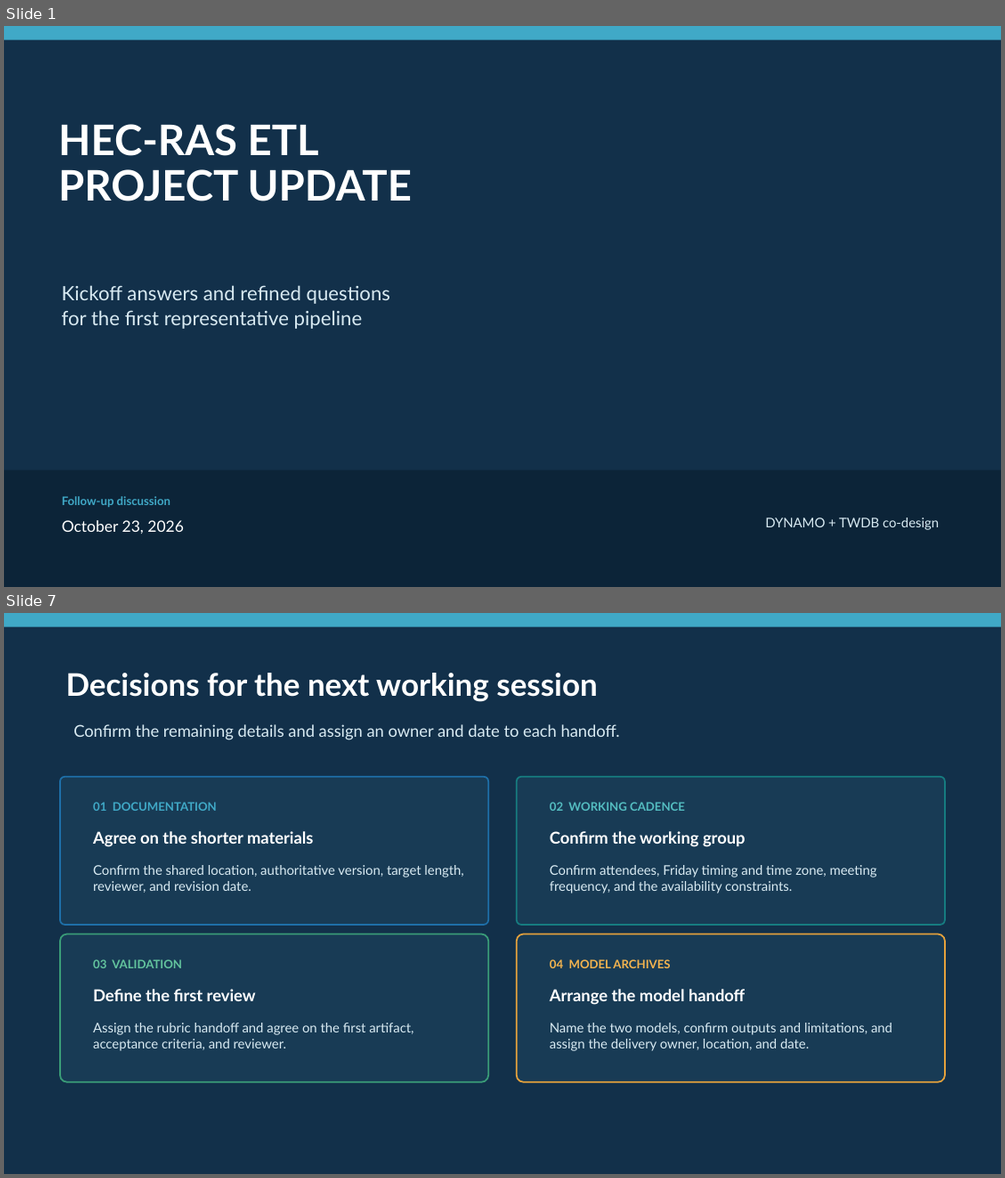
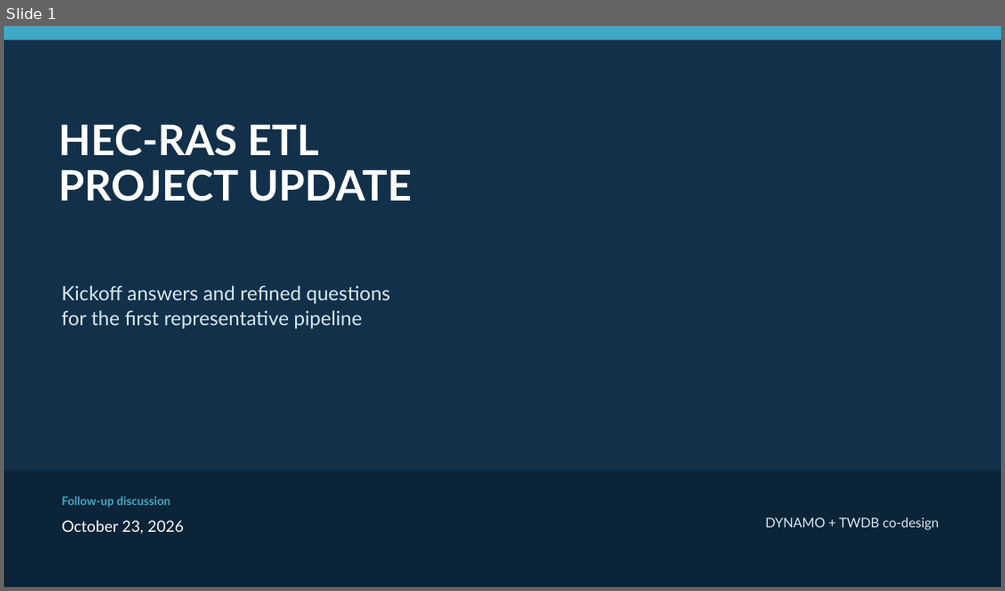
Before and after one commit to wmobley/twdb-flood-model-automation, a slide deck: project/presentations/updates-2026-10-23/TWDB-Updates-2026-10-23.pptx. Shown one above the other, each under a label of ours: slides 1 and 7 before the commit, slide 1 after it; the slides between them are not shown. The pictures are 1005x1178 and 1005x591 pixels, drawn with LibreOffice and Linux fonts; fonts in the diff are those of the drawing. Boxes give left, top, right and bottom in pixels: in the first picture for what was removed or moved away, otherwise in the second. Text is boxed around its words. In the diff, an @@ line names an element or a change of style, - is before the commit and + after.

```diff
--- a/project/presentations/updates-2026-10-23/TWDB-Updates-2026-10-23.pptx
+++ b/project/presentations/updates-2026-10-23/TWDB-Updates-2026-10-23.pptx
@@ slide 7 removed at (x1=4, y1=613, x2=1001, y2=1174), background #12304A @@
@@ rectangle removed at (x1=4, y1=613, x2=1001, y2=627) @@
@@ text removed at (x1=66, y1=673, x2=597, y2=702) @@
-Decisions for the next working session
@@ text removed at (x1=73, y1=724, x2=620, y2=740) @@
-Confirm the remaining details and assign an owner and date to each handoff.
@@ rounded rectangle removed at (x1=60, y1=777, x2=488, y2=925) @@
@@ rounded rectangle removed at (x1=517, y1=777, x2=945, y2=925) @@
@@ text removed at (x1=93, y1=802, x2=217, y2=811) @@
-01 DOCUMENTATION
@@ text removed at (x1=550, y1=802, x2=685, y2=811) @@
-02 WORKING CADENCE
@@ text removed at (x1=93, y1=831, x2=313, y2=847) @@
-Agree on the shorter materials
@@ text removed at (x1=550, y1=831, x2=745, y2=847) @@
-Confirm the working group
@@ text removed at (x1=93, y1=865, x2=463, y2=892) @@
-Confirm the shared location, authoritative version, target length, reviewer, and revision date.
@@ text removed at (x1=550, y1=865, x2=877, y2=893) @@
-Confirm attendees, Friday timing and time zone, meeting frequency, and the availability constraints.
@@ rounded rectangle removed at (x1=60, y1=933, x2=488, y2=1082) @@
@@ text removed at (x1=93, y1=959, x2=182, y2=968) @@
-03 VALIDATION
@@ rounded rectangle removed at (x1=517, y1=933, x2=945, y2=1082) @@
@@ text removed at (x1=550, y1=959, x2=670, y2=968) @@
-04 MODEL ARCHIVES
@@ text removed at (x1=93, y1=989, x2=256, y2=1001) @@
-Define the first review
@@ text removed at (x1=550, y1=989, x2=744, y2=1005) @@
-Arrange the model handoff
@@ text removed at (x1=93, y1=1022, x2=413, y2=1051) @@
-Assign the rubric handoff and agree on the first artifact, acceptance criteria, and reviewer.
@@ text removed at (x1=550, y1=1022, x2=892, y2=1051) @@
-Name the two models, confirm outputs and limitations, and assign the delivery owner, location, and date.
```
Also in this commit, not shown: 1 slide changed, 3 slides added, 4 other slides removed, 4 other files.
